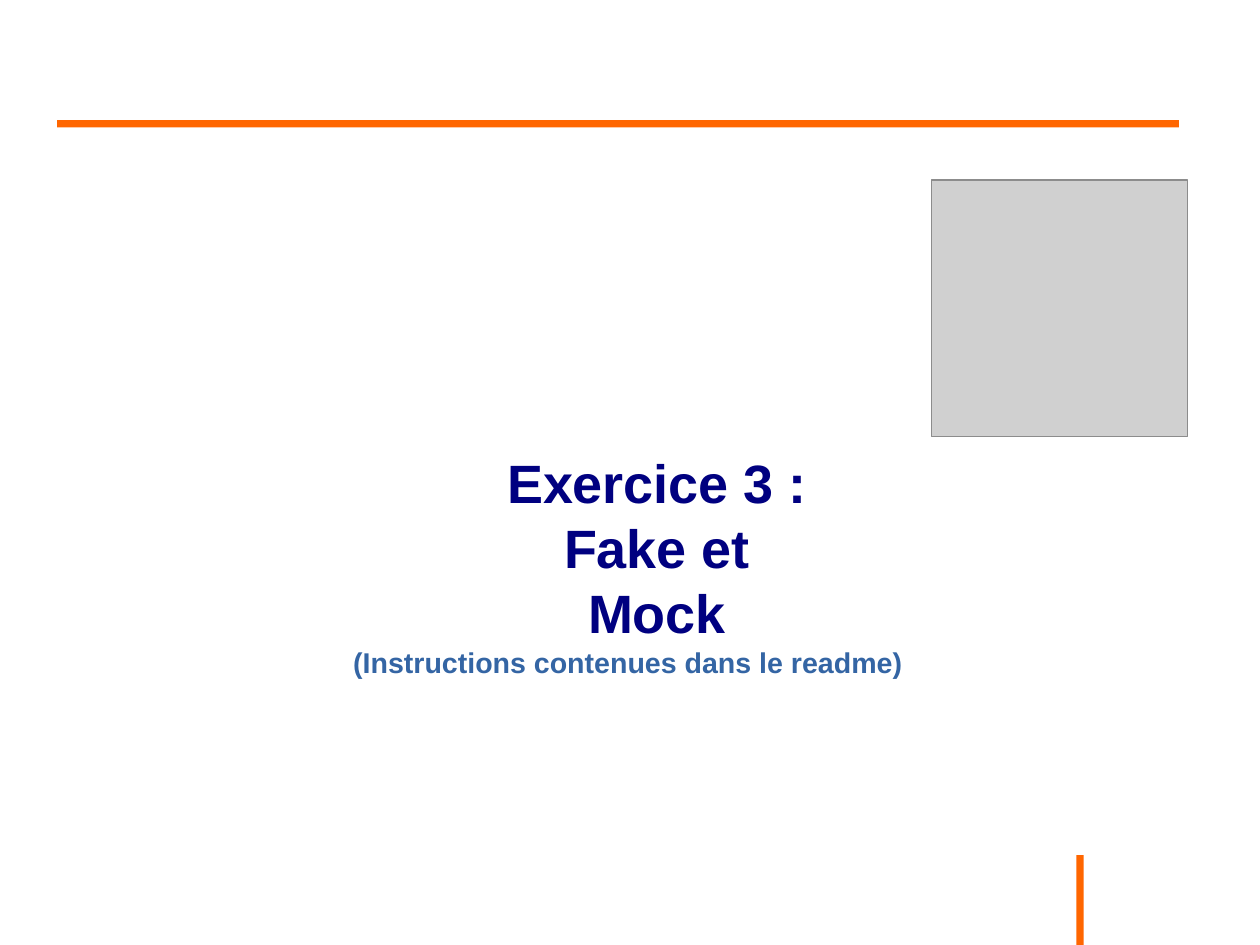
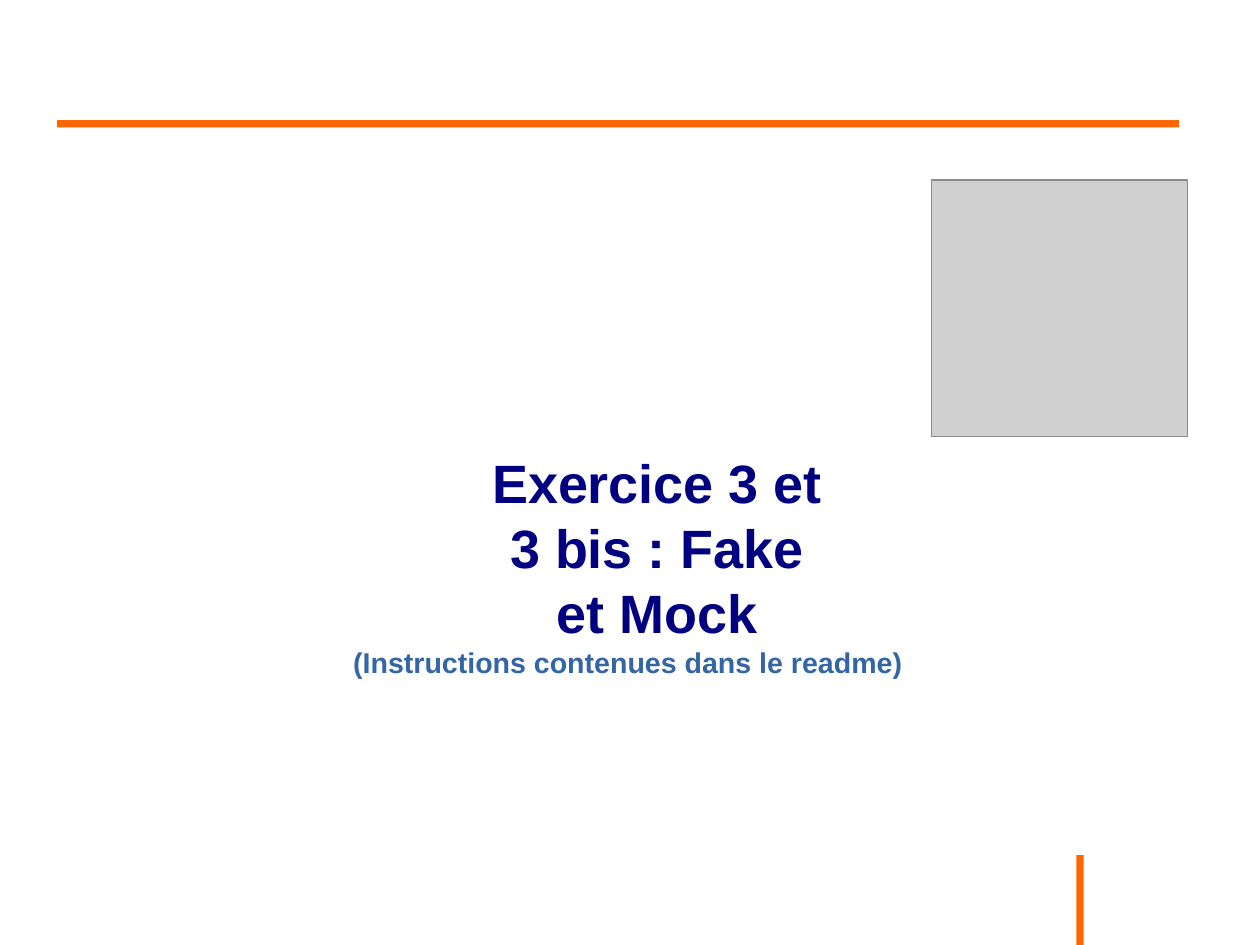
Before and after one commit to philphils/tests-unitaires-et-moins-unitaires, a slide deck: slide 47 of tests-unitaires-cours/nouveauDiapo/diapo_tests_unitaires.odp. Drawn at 1260x945 pixels with LibreOffice and Linux fonts; fonts in the diff are those of the drawing; grey boxes stand for pictures; background and template pictures are left out. Boxes give left, top, right and bottom in pixels: in the first picture for what was removed or moved away, otherwise in the second. Text is boxed around its words. In the diff, an @@ line names an element or a change of style, - is before the commit and + after.

```diff
--- a/tests-unitaires-cours/nouveauDiapo/diapo_tests_unitaires.odp
+++ b/tests-unitaires-cours/nouveauDiapo/diapo_tests_unitaires.odp
@@ text at box(492, 464, 822, 634): text changed @@
-Exercice 3 : Fake et Mock
+Exercice 3 et 3 bis : Fake et Mock
```
Also in this commit, not shown: 7 other slides changed.
